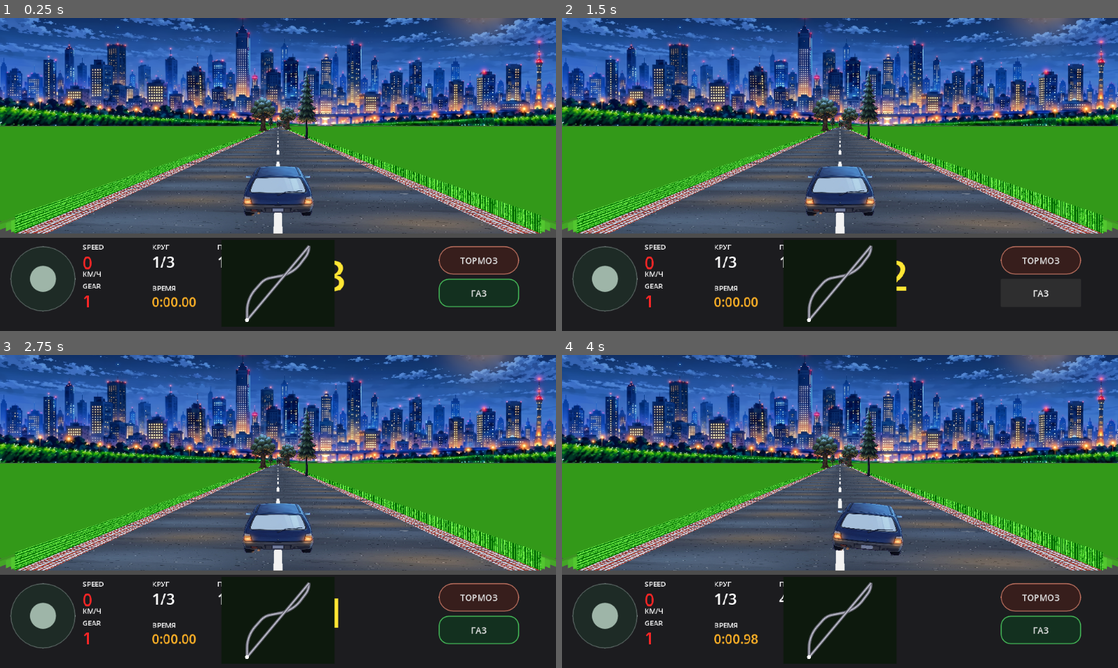
Above: before the commit, frames 1-4 (two rows, left to right).
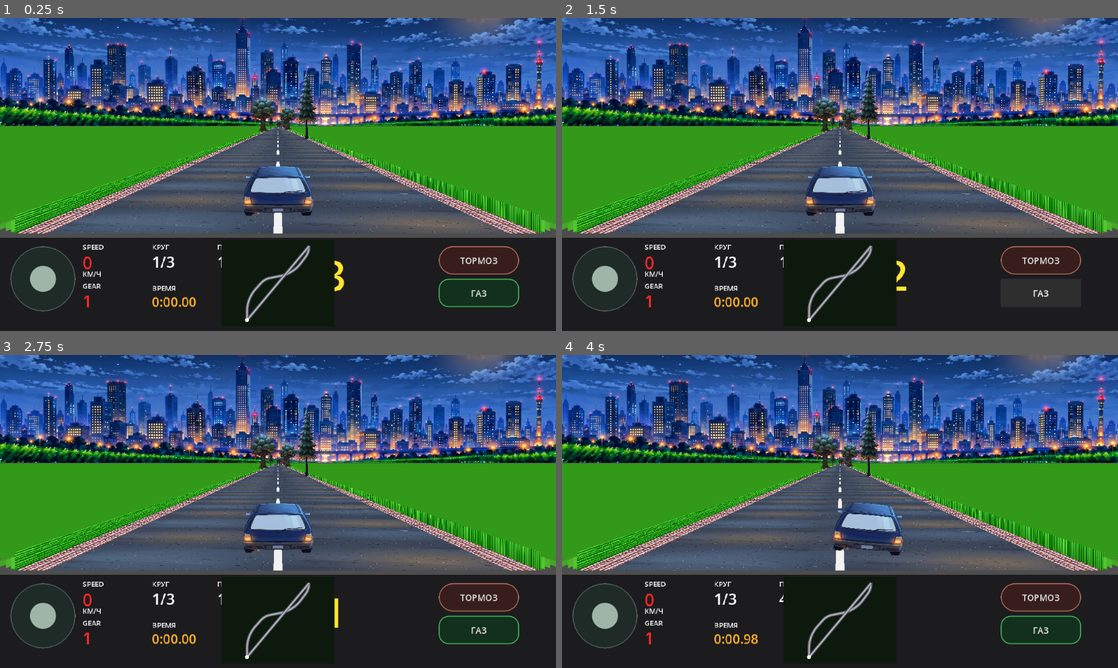
Above: after the commit, the same moments.

Repository: masterofmagic234/Arkon
Game: Godot game, scene res://scenes/level2_pseudo3d.tscn
The game is run twice, just before and just after one commit, with the same random seed, the same clock (stepped at 60 frames per second) and the same inputs.
Inputs (mouse positions are in pixels of both pictures, inside the frame that each line leads up to):
- Up to frame 1 (0.25 s): no input
- Up to frame 2 (1.5 s): click "ТОРМОЗ" at 0.5 s; click "ГАЗ" at 1.25 s
- Up to frame 3 (2.75 s): tap Enter at 2 s; move the mouse to (400, 495) at 2.02 s; hold D (race_right) from 2.03 s (still down); click (400, 495) at 2.17 s
- Up to frame 4 (4 s): release D (race_right) at 2.75 s; tap Space at 2.75 s; drag from (728, 527) to (812, 574) at 2.77 s; tap Enter at 3.5 s; move the mouse to (895, 442) at 3.52 s; hold D (race_right) from 3.53 s (still down)

The runs differ from the first frame. In frame 1, 1.7% of the frame differs, in the area x 2-98%, y 35-69%; in frame 2, 1.7%; in frame 3, 1.7%; in frame 4, 1.7%.

Commit message:
Optimize Level 2 textured grass furrows

Diff:
--- a/scripts/race_renderer_pseudo3d.gd
+++ b/scripts/race_renderer_pseudo3d.gd
@@ -19,6 +19,15 @@
 const GRASS_WORLD_UV_SCALE: float = 0.04
 const ROAD_STEP: int = 2
 const GRASS_WALL_STEP: int = 4
+
+# Textured furrow tinting for the nearest roadside grass wall.
+# The texture remains the base detail; these tints add broad field-row
+# variation without extra draw calls for shadows/highlights.
+const FURROW_SAMPLE_SPEED: float = 0.37
+const FURROW_SHADOW_TINT: Color = Color(0.72, 0.84, 0.62, 1.0)
+const FURROW_LIGHT_TINT: Color = Color(1.0, 1.0, 0.88, 1.0)
+const FURROW_NEUTRAL_TINT: Color = Color(1.0, 1.0, 1.0, 1.0)
+
 
 const COL_SKY_TOP := Color(0.35, 0.55, 1.00)
 const COL_SKY_BOTTOM := Color(0.60, 0.78, 1.00)
@@ -264,47 +273,53 @@
         sidx[i] = posmod(int(floor(absolute_seg)), track_size)
 
     # Grass: continuous layered roadside walls.
-    # Build each tier from a deliberately sparse set of projected samples.
-    # This avoids one polygon per road strip while keeping enough points for
-    # curves. Every tier is a real vertical wall; only the nearest tier uses
-    # a texture. The broad field remains solid and only fills behind the walls.
-    const WALL_SAMPLES: int = 48
+    # Keep the broad field as two cheap polygons, then build the roadside
+    # terraces with progressively fewer samples as they move into the distance.
+    # This preserves the curved-wall silhouette while cutting Canvas commands
+    # heavily versus the old 48-sample-per-tier implementation.
     const WALL_TIERS: int = 5
-    # Tiers are deliberately spread both sideways and vertically.
-    # The old profile put all five faces almost on top of each other, while
-    # the 420-unit nearest wall visually occluded the other four.
-    # The walls must occupy visibly different lateral bands on screen.
-    # Their previous offsets were still too small after perspective scaling:
-    # 230 world units became only a few dozen pixels at the camera. Spread
-    # the tiers much farther apart and give each one a real vertical face.
+    const WALL_SAMPLES_NEAR: int = 32
+    const WALL_SAMPLES_MID: int = 12
+    const WALL_SAMPLES_FAR: int = 8
     var wall_offsets := [7.0, 70.0, 155.0, 260.0, 390.0]
     var wall_bases := [0.0, 18.0, 38.0, 60.0, 84.0]
     var wall_heights := [300.0, 190.0, 130.0, 90.0, 62.0]
 
-    # Broad solid field first. It is deliberately untextured to avoid the
-    # radial UV artifact from the old screen-edge trapezoid.
+    # Broad solid field first. It stays untextured so the old radial UV
+    # artifact cannot return.
     var field_left := PackedVector2Array()
     var field_right := PackedVector2Array()
-    for sample in range(WALL_SAMPLES):
-        var u: float = float(sample) / float(WALL_SAMPLES - 1)
+    const FIELD_SAMPLES: int = 32
+    for sample in range(FIELD_SAMPLES):
+        var u: float = float(sample) / float(FIELD_SAMPLES - 1)
         var idx_f: float = lerpf(float(FAR_SEGMENTS - 2), 0.0, u)
         var idx: int = clampi(int(round(idx_f)), 0, FAR_SEGMENTS - 2)
         var fy: float = lerpf(horizon_y, ssy[idx], 0.88)
         field_left.append(Vector2(0.0, fy))
         field_right.append(Vector2(w, fy))
-    for sample in range(WALL_SAMPLES - 1, -1, -1):
-        var u: float = float(sample) / float(WALL_SAMPLES - 1)
+    for sample in range(FIELD_SAMPLES - 1, -1, -1):
+        var u: float = float(sample) / float(FIELD_SAMPLES - 1)
         var idx_f: float = lerpf(float(FAR_SEGMENTS - 2), 0.0, u)
         var idx: int = clampi(int(round(idx_f)), 0, FAR_SEGMENTS - 2)
+        var fy: float = lerpf(horizon_y, ssy[idx], 0.88)
         field_left.append(Vector2(ssx[idx] - shw[idx], ssy[idx]))
         field_right.append(Vector2(ssx[idx] + shw[idx], ssy[idx]))
     draw_colored_polygon(field_left, COL_GRASS_DARK)
     draw_colored_polygon(field_right, COL_GRASS_DARK)
 
-    # Each terrace is rendered as a chain of independent quads instead of one
-    # huge 96-vertex polygon. The old polygon could become self-intersecting
-    # on curves, which made Godot's triangulator fail every frame.
+    # Nearest wall: textured grass with vertex tinting. The dark/light
+    # furrow treatment is encoded in the same textured draw, so there are
+    # no additional shadow/highlight draw calls.
+    #
+    # Distant tiers use only flat polygons. At that distance the texture
+    # detail would be mostly sub-pixel anyway.
     for tier in range(WALL_TIERS - 1, -1, -1):
+        var sample_count: int = WALL_SAMPLES_FAR
+        if tier == 0:
+            sample_count = WALL_SAMPLES_NEAR
+        elif tier == 1:
+            sample_count = WALL_SAMPLES_MID
+
         var tier_tint: Color = COL_GRASS_LIGHT
         if tier == 1:
             tier_tint = COL_GRASS_LIGHT.darkened(0.08)
@@ -315,16 +330,22 @@
         elif tier == 4:
             tier_tint = COL_GRASS_LIGHT.darkened(0.32)
 
-        for sample in range(WALL_SAMPLES - 1):
-            var u0: float = float(sample) / float(WALL_SAMPLES - 1)
-            var u1: float = float(sample + 1) / float(WALL_SAMPLES - 1)
-            var idx0: int = clampi(int(round(lerpf(float(FAR_SEGMENTS - 2), 0.0, u0))), 0, FAR_SEGMENTS - 2)
-            var idx1: int = clampi(int(round(lerpf(float(FAR_SEGMENTS - 2), 0.0, u1))), 0, FAR_SEGMENTS - 2)
+        for sample in range(sample_count - 1):
+            var u0: float = float(sample) / float(sample_count - 1)
+            var u1: float = float(sample + 1) / float(sample_count - 1)
+            var idx0: int = clampi(
+                int(round(lerpf(float(FAR_SEGMENTS - 2), 0.0, u0))),
+                0, FAR_SEGMENTS - 2)
+            var idx1: int = clampi(
+                int(round(lerpf(float(FAR_SEGMENTS - 2), 0.0, u1))),
+                0, FAR_SEGMENTS - 2)
 
             var t0: float = float(idx0) / float(FAR_SEGMENTS - 1)
             var t1: float = float(idx1) / float(FAR_SEGMENTS - 1)
-            var dz0: float = CAMERA_BEHIND / maxf(0.0001, lerpf(max_w, min_w, t0))
-            var dz1: float = CAMERA_BEHIND / maxf(0.0001, lerpf(max_w, min_w, t1))
+            var dz0: float = CAMERA_BEHIND / maxf(
+                0.0001, lerpf(max_w, min_w, t0))
+            var dz1: float = CAMERA_BEHIND / maxf(
+                0.0001, lerpf(max_w, min_w, t1))
             var scale0: float = CAMERA_DEPTH / dz0
             var scale1: float = CAMERA_DEPTH / dz1
 
@@ -348,16 +369,27 @@
                 Vector2(ssx[idx1] + shw[idx1] + off1, ssy[idx1] - base1)
             ])
 
-            var quad_cols := PackedColorArray([tier_tint, tier_tint, tier_tint, tier_tint])
-            draw_colored_polygon(left_quad, tier_tint)
-            draw_colored_polygon(right_quad, tier_tint)
-
-            # The nearest wall keeps one continuous texture coordinate stream.
-            # V advances with the sample index, so adjacent quads meet without
-            # restarting the grass texture at every section.
             if tier == 0 and grass_texture != null:
-                var v0: float = -float(sample) * 0.75
-                var v1: float = -float(sample + 1) * 0.75
+                # World-space V keeps the texture moving with the track.
+                var absolute_seg0: float = float(cam_seg) + cam_progress + (
+                    dz0 - CAMERA_BEHIND) / RaceLevelData.SEGMENT_HEIGHT
+                var absolute_seg1: float = float(cam_seg) + cam_progress + (
+                    dz1 - CAMERA_BEHIND) / RaceLevelData.SEGMENT_HEIGHT
+                var v0: float = -absolute_seg0 * GRASS_WORLD_UV_SCALE * 10.0
+                var v1: float = -absolute_seg1 * GRASS_WORLD_UV_SCALE * 10.0
+
+                # Broad row variation is driven by world position, not screen
+                # position, so the furrows cannot swim while the camera moves.
+                var furrow_band: int = int(floor(
+                    absolute_seg0 * FURROW_SAMPLE_SPEED))
+                var furrow_phase: int = posmod(furrow_band, 4)
+                var furrow_bottom := FURROW_NEUTRAL_TINT
+                var furrow_top := FURROW_NEUTRAL_TINT
+                if furrow_phase == 0:
+                    furrow_bottom = FURROW_SHADOW_TINT
+                elif furrow_phase == 2:
+                    furrow_top = FURROW_LIGHT_TINT
+
                 var left_uvs := PackedVector2Array([
                     Vector2(-0.48, v0), Vector2(-0.48, v1),
                     Vector2(0.48, v1), Vector2(0.48, v0)
@@ -366,9 +398,20 @@
                     Vector2(0.48, v0), Vector2(0.48, v1),
                     Vector2(-0.48, v1), Vector2(-0.48, v0)
                 ])
-                var tex_cols := PackedColorArray([Color.WHITE, Color.WHITE, Color.WHITE, Color.WHITE])
-                draw_primitive(left_quad, tex_cols, left_uvs, grass_texture)
-                draw_primitive(right_quad, tex_cols, right_uvs, grass_texture)
+                # Vertex colors provide the furrow tint without another draw.
+                var left_cols := PackedColorArray([
+                    furrow_bottom, furrow_bottom,
+                    furrow_top, furrow_top
+                ])
+                var right_cols := PackedColorArray([
+                    furrow_bottom, furrow_top,
+                    furrow_top, furrow_bottom
+                ])
+                draw_primitive(left_quad, left_cols, left_uvs, grass_texture)
+                draw_primitive(right_quad, right_cols, right_uvs, grass_texture)
+            else:
+                draw_colored_polygon(left_quad, tier_tint)
+                draw_colored_polygon(right_quad, tier_tint)
 
     # Asphalt: continuous world-space V coordinates with a deliberately
     # denser repeat so the texture reads as actual road surface detail.
